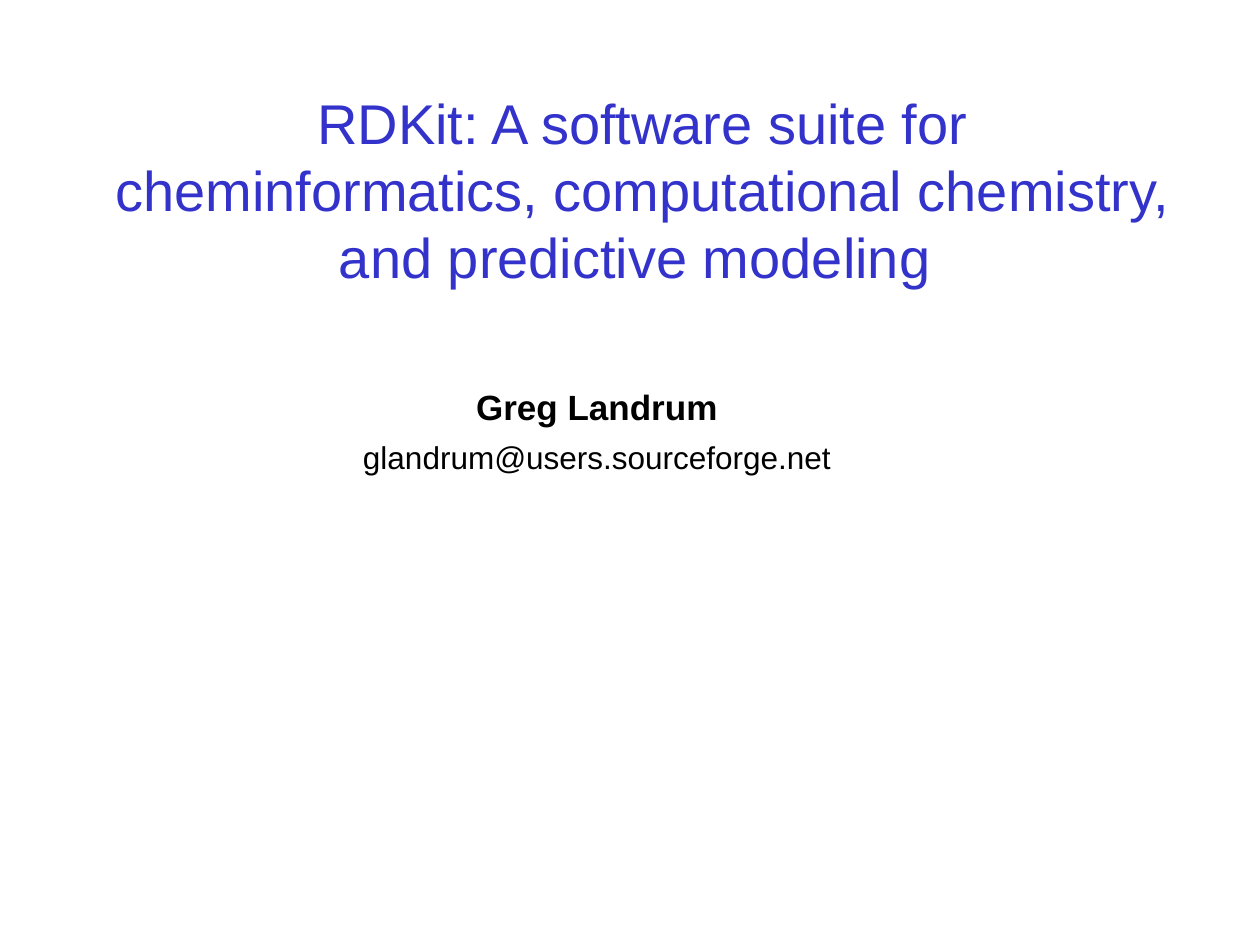
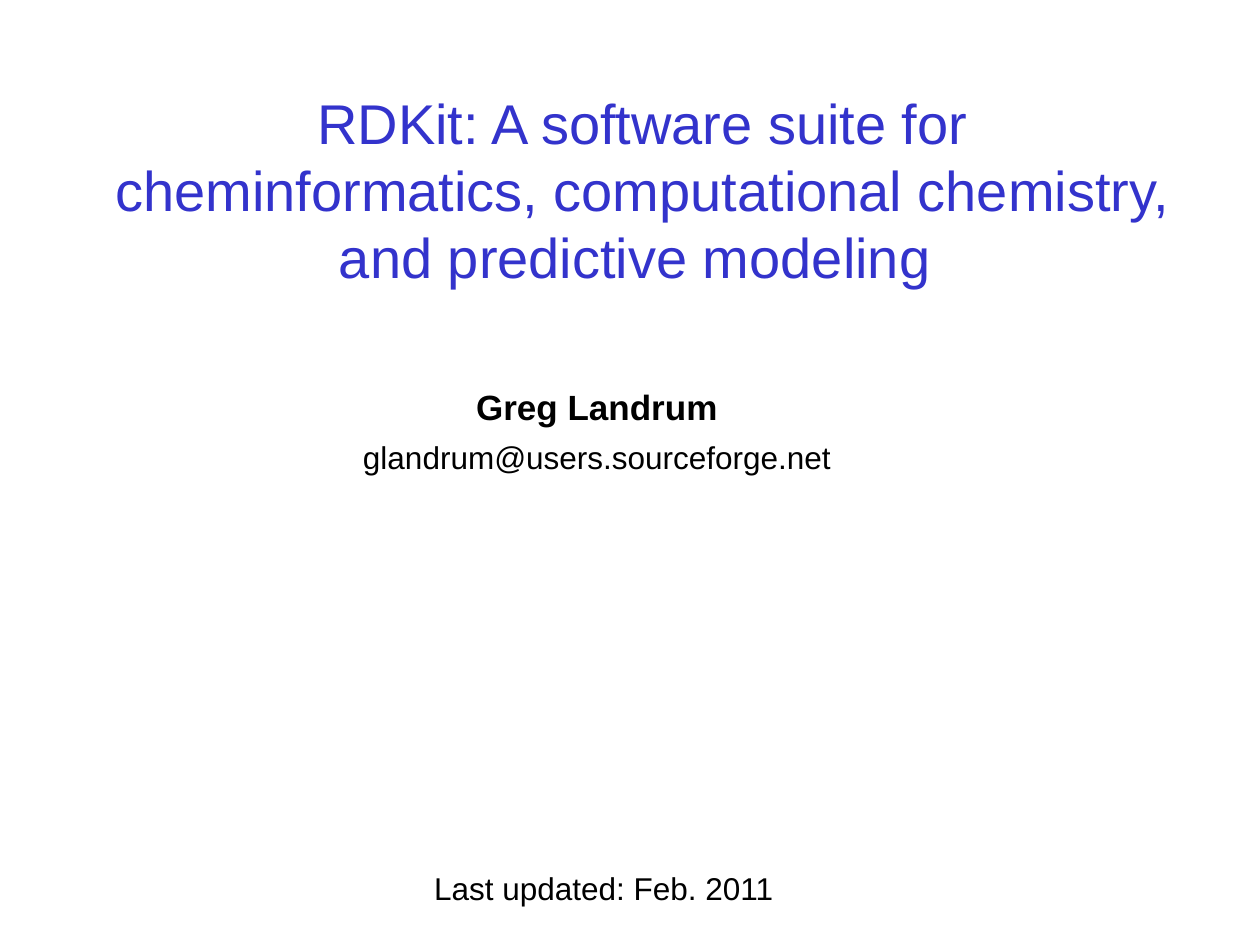
Before and after one commit to rdkit/rdkit-orig, a slide deck: slide 1 of Docs/RDKit_Overview.odp. Drawn at 1260x945 pixels with LibreOffice and Linux fonts; fonts in the diff are those of the drawing. Boxes give left, top, right and bottom in pixels: in the first picture for what was removed or moved away, otherwise in the second. Text is boxed around its words. In the diff, an @@ line names an element or a change of style, - is before the commit and + after.

```diff
--- a/Docs/RDKit_Overview.odp
+++ b/Docs/RDKit_Overview.odp
@@ text added at (434,877,773,906), 18 pt, text #000000 @@
+Last updated: Feb. 2011
```
Also in this commit, not shown: 1 other slide changed, 2 slides removed, 1 other file.
